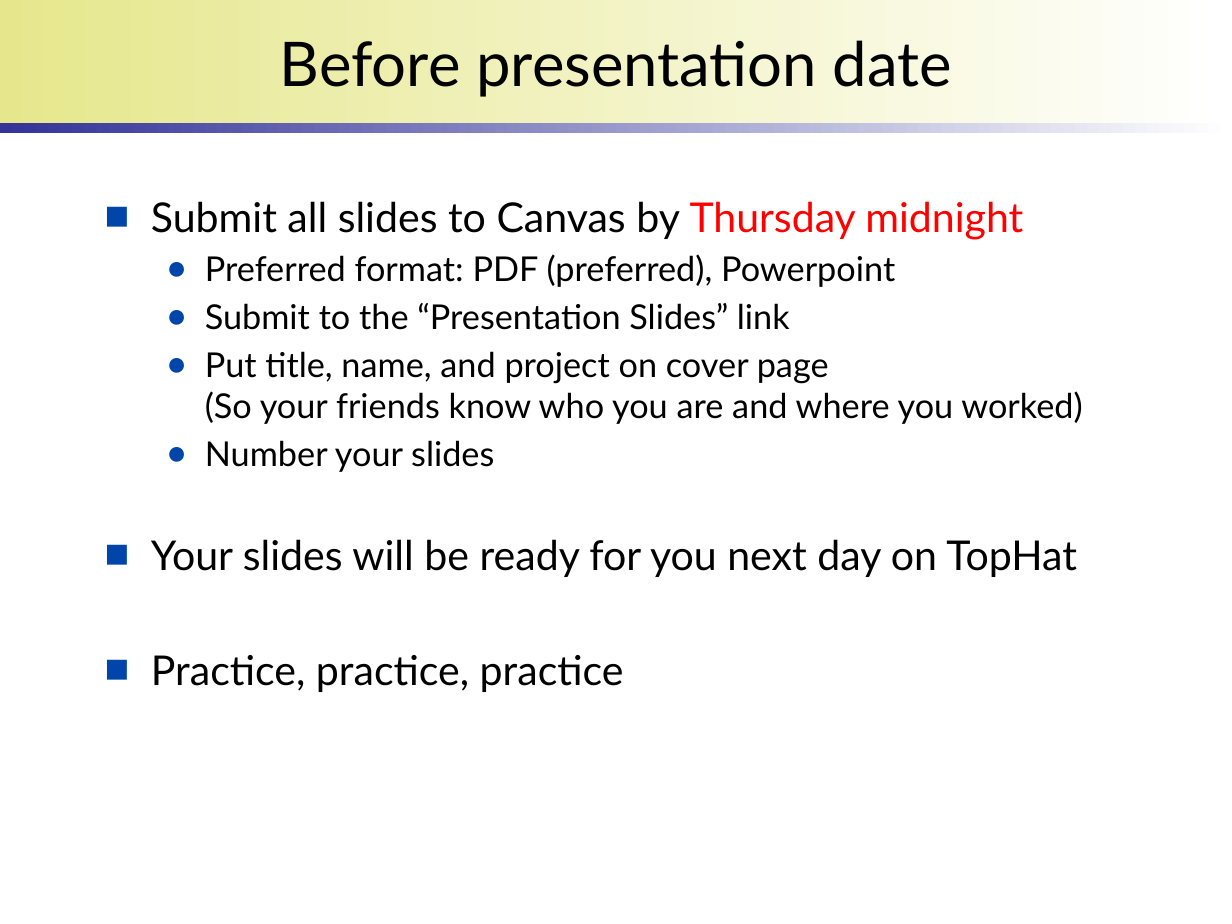
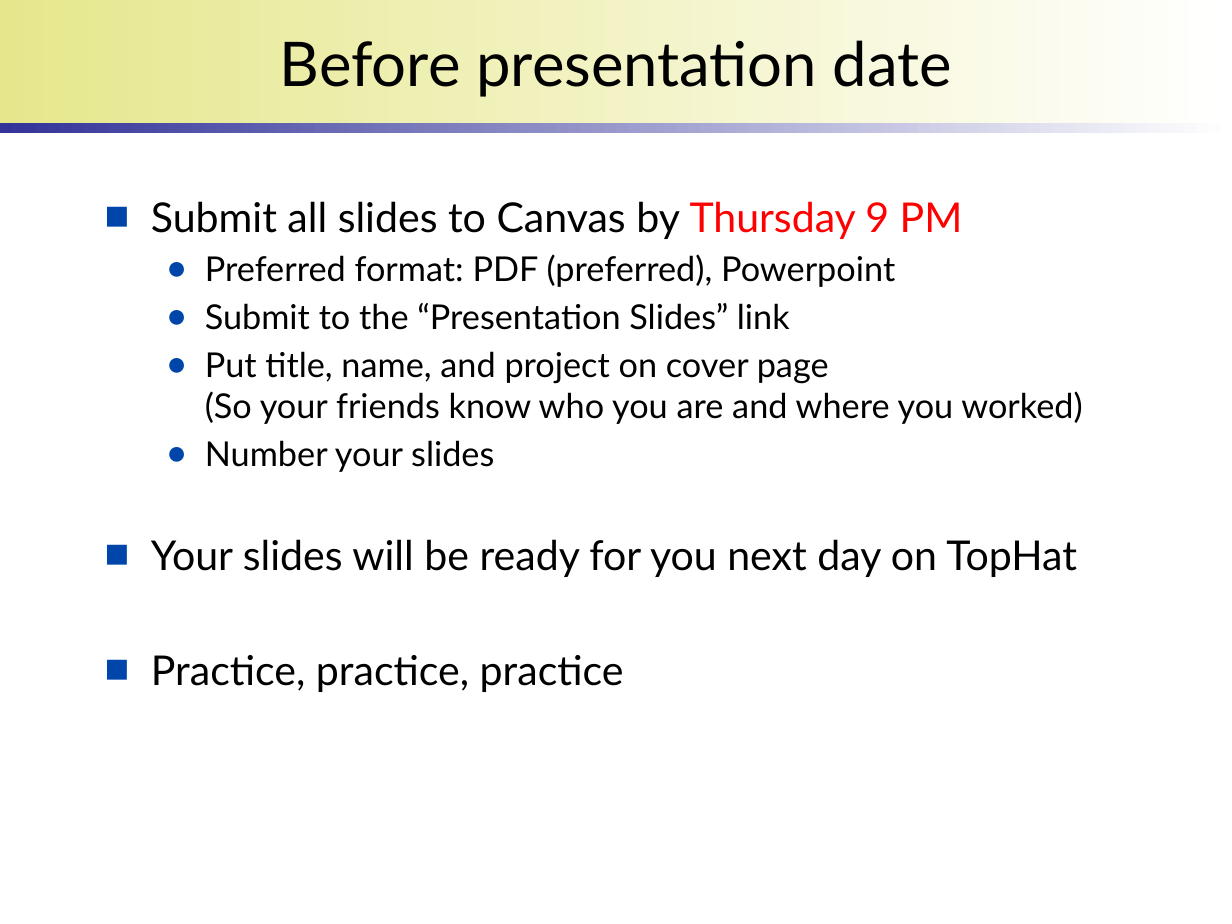
Before and after one commit to wonsunahn/Capstone_Fall2022, a slide deck: slide 8 of lectures/introduction-internship.pptx. Drawn at 1232x924 pixels with LibreOffice and Linux fonts; fonts in the diff are those of the drawing; background and template pictures are left out. Boxes give left, top, right and bottom in pixels: in the first picture for what was removed or moved away, otherwise in the second. Text is boxed around its words. In the diff, an @@ line names an element or a change of style, - is before the commit and + after.

```diff
--- a/lectures/introduction-internship.pptx
+++ b/lectures/introduction-internship.pptx
@@ text at [151,201,963,239]: text changed @@
-■ Submit all slides to Canvas by Thursday midnight
+■ Submit all slides to Canvas by Thursday 9 PM
```
Also in this commit, not shown: 1 other file.
